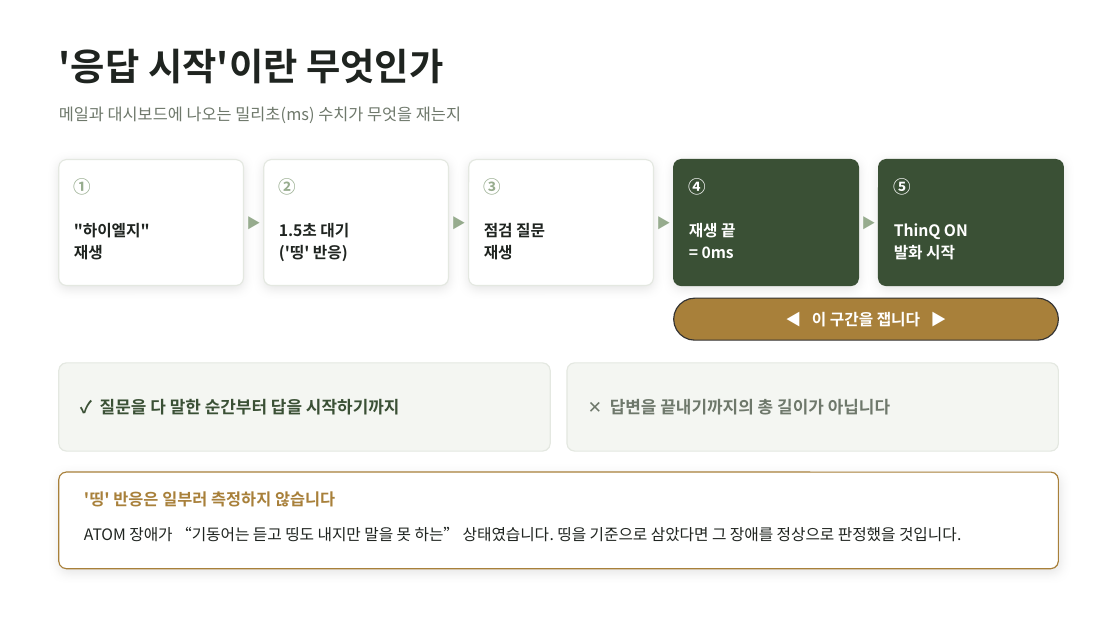
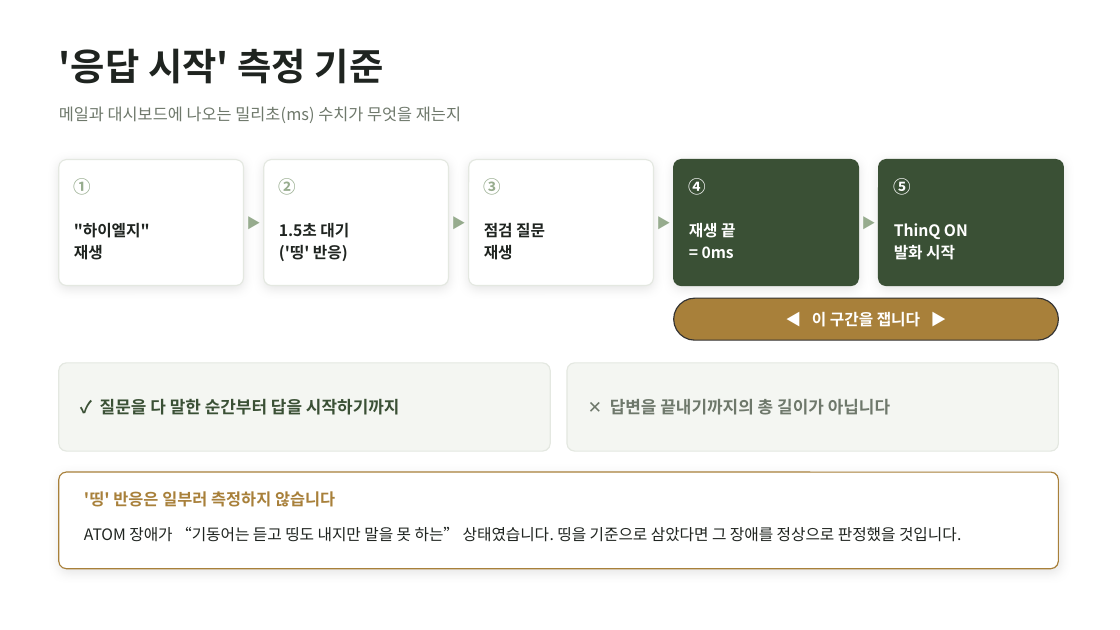
Before and after one commit to wonseok0415/wonseok-lab, a slide deck: slide 8 of thinqreal/fieldcheck/FieldCheck_진행보고_20260802.pptx. Drawn at 1120x630 pixels with LibreOffice and Linux fonts; fonts in the diff are those of the drawing. Boxes give left, top, right and bottom in pixels: in the first picture for what was removed or moved away, otherwise in the second. Text is boxed around its words. In the diff, an @@ line names an element or a change of style, - is before the commit and + after.

```diff
--- a/thinqreal/fieldcheck/FieldCheck_진행보고_20260802.pptx
+++ b/thinqreal/fieldcheck/FieldCheck_진행보고_20260802.pptx
@@ text at [59, 48, 384, 84]: text changed @@
-'응답 시작'이란 무엇인가
+'응답 시작' 측정 기준
```
Also in this commit, not shown: 11 other slides changed, 4 other files.
